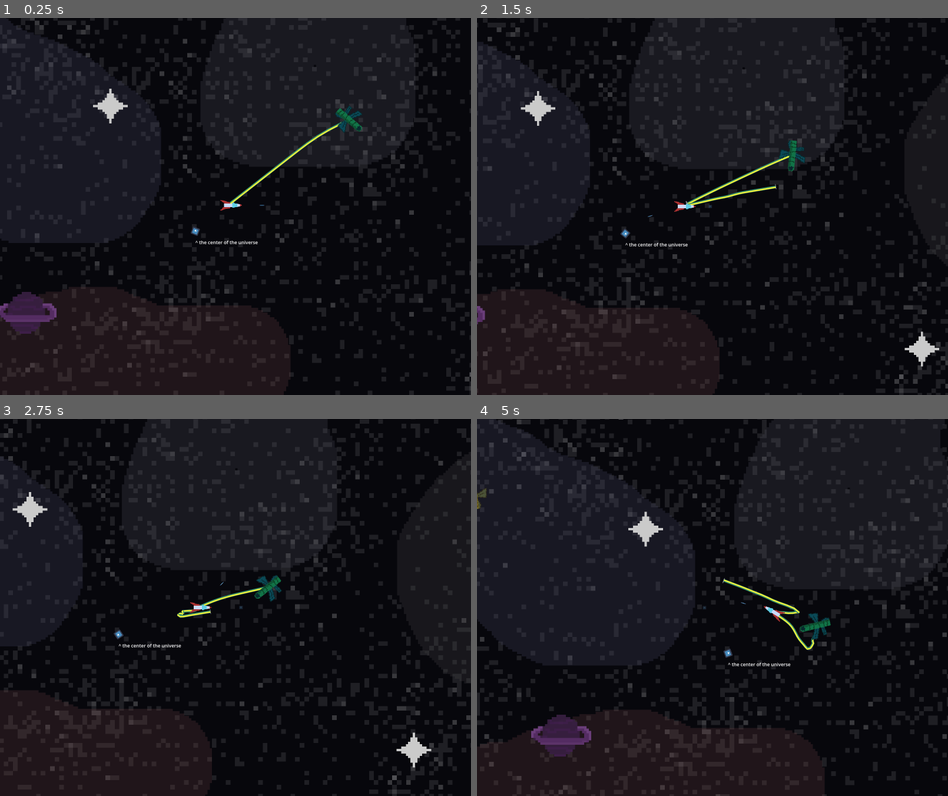
Above: before the commit, frames 1-4 (two rows, left to right).
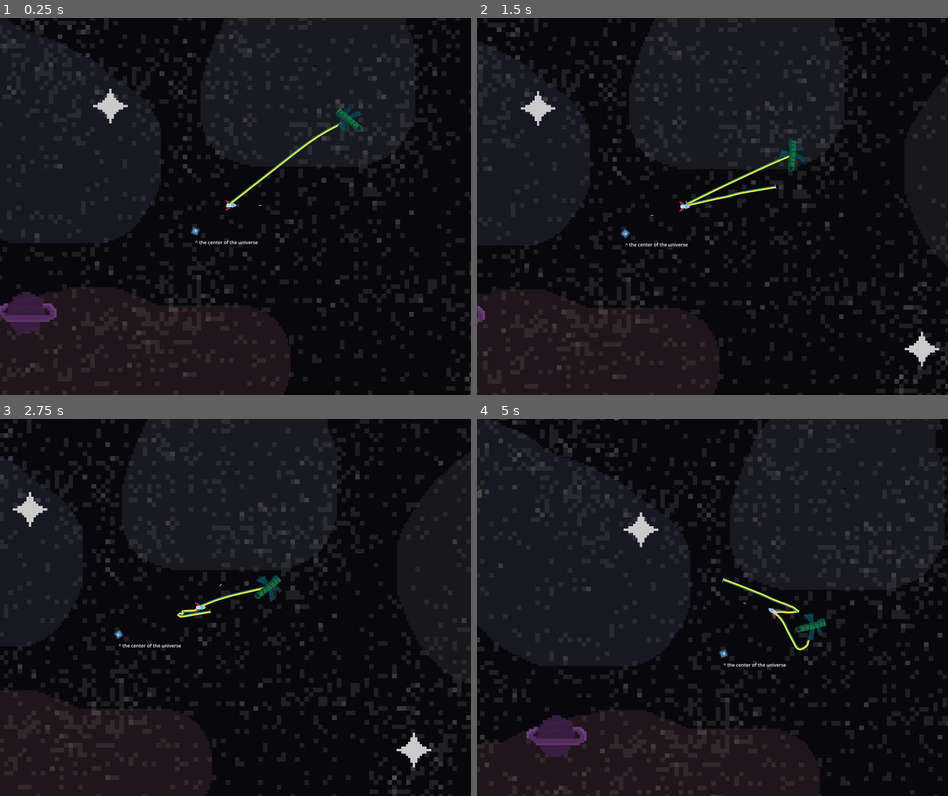
Above: after the commit, the same moments.

Repository: Bromeon/LudumDare54
Game: Godot game, scene res://Scenes/Main/Main.tscn
Two runs of this game, one before a commit and one after it. Both use one fixed random seed, a clock stepped at 60 frames per second and the inputs below. The engine's default icon, where the game draws it, is replaced by a stand-in: a white triangle on a blue panel in a dark square.
Inputs (mouse positions are in pixels of both pictures, inside the frame that each line leads up to):
- Up to frame 1 (0.25 s): no input
- Up to frame 2 (1.5 s): move the mouse to (816, 187) at 0.52 s; hold D (Right) 0.53-1.28 s; tap Space (ShootTether) at 0.6, 1.35 s; move the mouse to (618, 225) at 1.27 s; hold Ctrl (Brake) from 1.28 s (still down)
- Up to frame 3 (2.75 s): move the mouse to (282, 524) at 2.02 s; release Ctrl (Brake) at 2.03 s; hold D (Right) from 2.03 s (still down); tap Space (ShootTether) at 2.1 s
- Up to frame 4 (5 s): move the mouse to (688, 682) at 2.77 s; release D (Right) at 2.78 s; hold W (Up) 2.78-3.53 s; tap Space (ShootTether) at 2.85, 3.6, 4.35 s; move the mouse to (853, 664) at 3.52 s; hold A (Left) from 3.53 s (still down); move the mouse to (571, 550) at 4.27 s

The runs differ from the first frame. In frame 1, less than 0.1% of the frame differs, in the area x 46-57%, y 48-52%; in frame 2, less than 0.1%; in frame 3, less than 0.1%; in frame 4, 3.6%, in the area x 0-100%, y 0-100%.

Commit message:
Add details to player sprite

Diff:
--- a/Scenes/PlayerShip/PlayerShip.tscn
+++ b/Scenes/PlayerShip/PlayerShip.tscn
@@ -1,15 +1,16 @@
 [gd_scene load_steps=6 format=3 uid="uid://d1fv40ekxbg68"]
 
 [ext_resource type="Script" path="res://Scenes/PlayerShip/PlayerShip.gd" id="1_7ccbx"]
-[ext_resource type="Texture2D" uid="uid://bj1vd0ditgkx5" path="res://Assets/Textures/icon.svg" id="1_nafdu"]
+[ext_resource type="Texture2D" uid="uid://cq7rs1xmf34tu" path="res://Assets/Sprites/Aim.png" id="2_k584m"]
 [ext_resource type="Texture2D" uid="uid://3cdvaycogfao" path="res://Assets/Sprites/Player_V1.png" id="3_cfrxs"]
 
 [sub_resource type="CapsuleShape2D" id="CapsuleShape2D_w5qtl"]
-radius = 15.0
-height = 59.5799
+radius = 7.67194
+height = 33.5136
 
 [sub_resource type="CapsuleShape2D" id="CapsuleShape2D_1fd7g"]
-radius = 7.0
+radius = 6.0
+height = 20.0
 
 [node name="PlayerShip" type="RigidBody2D"]
 gravity_scale = 0.0
@@ -19,18 +20,18 @@
 [node name="AimPivot" type="Node2D" parent="."]
 
 [node name="AimSprite" type="Sprite2D" parent="AimPivot"]
-position = Vector2(114, 0)
-scale = Vector2(0.145, 0.02)
-texture = ExtResource("1_nafdu")
+position = Vector2(107.9, 0)
+scale = Vector2(0.31875, 0.096)
+texture = ExtResource("2_k584m")
 
 [node name="Sprite" type="Node2D" parent="."]
 scale = Vector2(0.5, 0.5)
 
-[node name="Icon" type="Sprite2D" parent="Sprite"]
+[node name="PlayerShipSprite" type="Sprite2D" parent="Sprite"]
 texture_filter = 1
 position = Vector2(16.1, 0)
 rotation = 1.5708
-scale = Vector2(2.435, 4.69)
+scale = Vector2(2.435, 2.435)
 texture = ExtResource("3_cfrxs")
 
 [node name="CollisionShape2D" type="CollisionShape2D" parent="."]
@@ -40,11 +41,11 @@
 shape = SubResource("CapsuleShape2D_w5qtl")
 
 [node name="CollisionShape2D2" type="CollisionShape2D" parent="."]
-position = Vector2(-13, -16)
+position = Vector2(-4, -13)
 rotation = 1.5708
 shape = SubResource("CapsuleShape2D_1fd7g")
 
 [node name="CollisionShape2D3" type="CollisionShape2D" parent="."]
-position = Vector2(-15, 13)
+position = Vector2(-4, 12)
 rotation = 1.5708
 shape = SubResource("CapsuleShape2D_1fd7g")
Binary file changed: Assets/BackgroundParallax/background_parallax.aseprite
Binary file added: Assets/Sprites/Aim.aseprite
Binary file added: Assets/Sprites/Aim.png
Not shown, added: Assets/Sprites/Aim.png.import
Binary file changed: Assets/Sprites/Player_V1.aseprite
Binary file changed: Assets/Sprites/Player_V1.png
